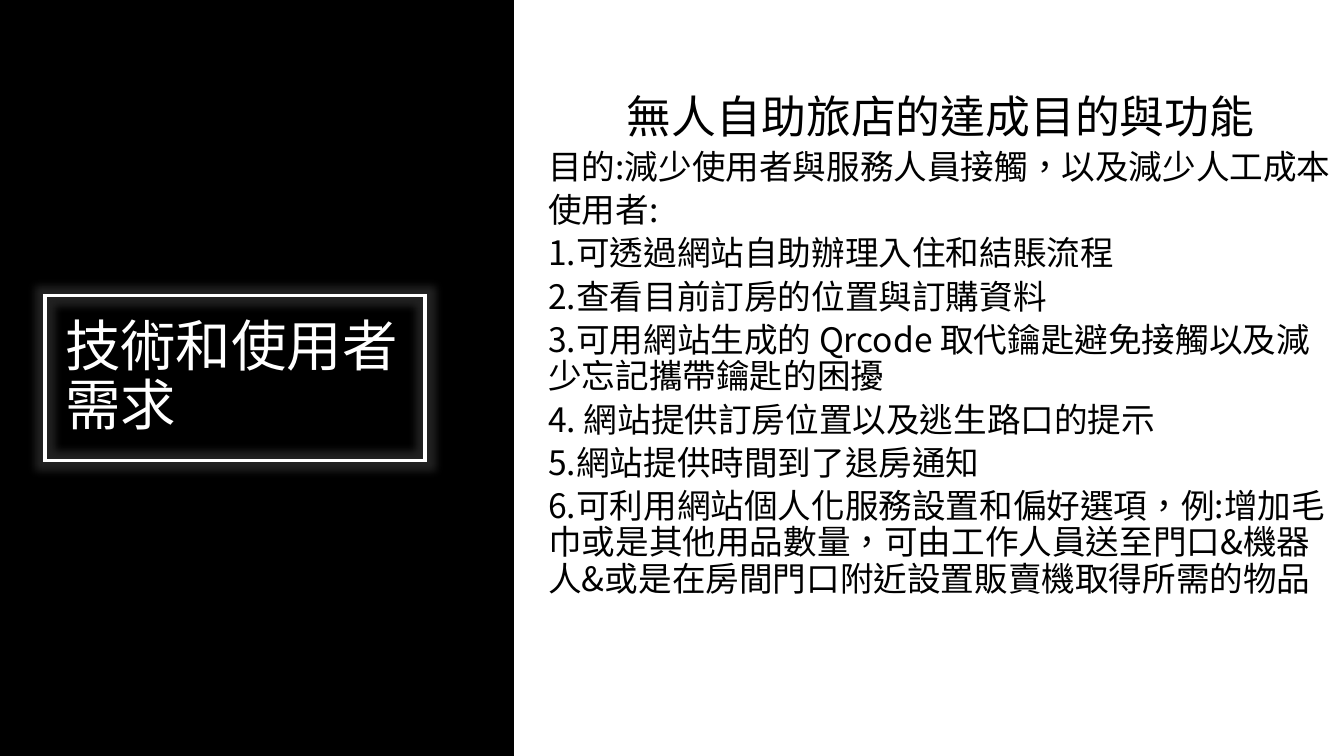
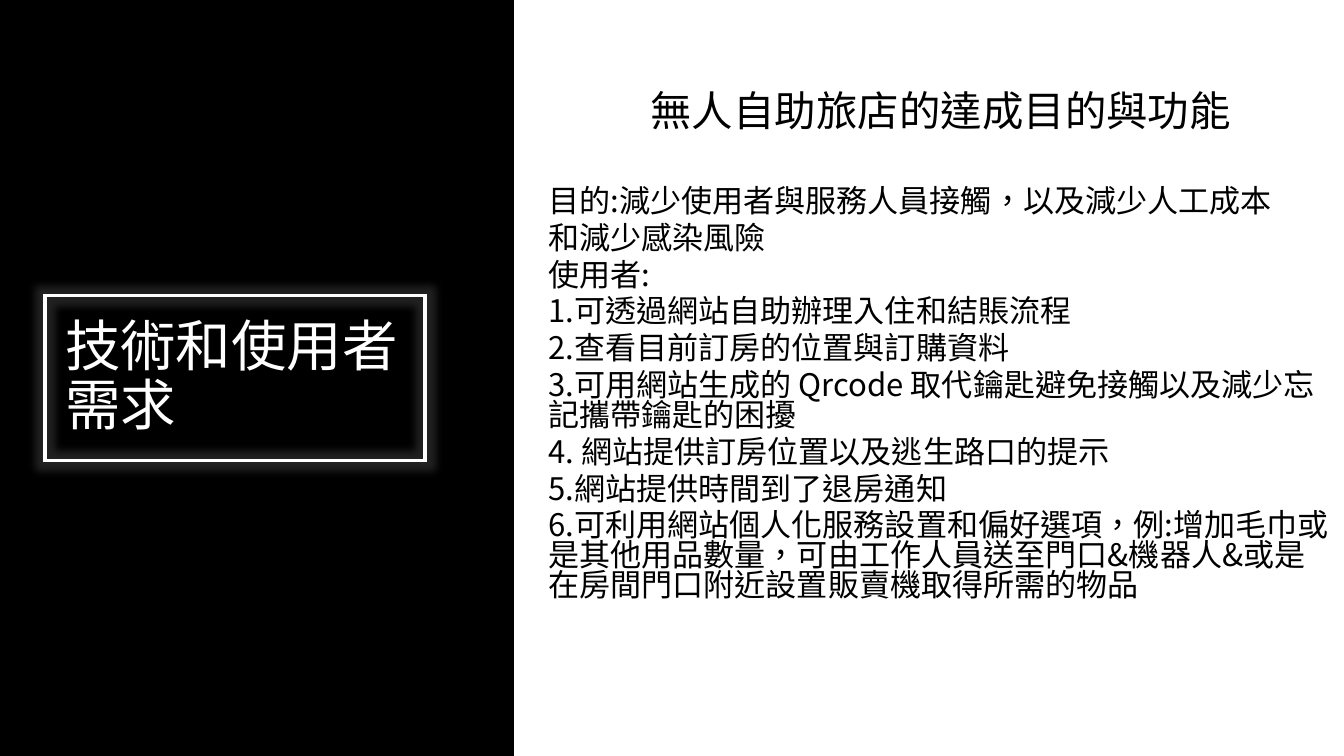
Before and after one commit to WeiHsuanLai/Taishan, a slide deck: slide 5 of 無人自助旅店期初報告.pptx. Drawn at 1344x756 pixels with LibreOffice and Linux fonts; fonts in the diff are those of the drawing. Boxes give left, top, right and bottom in pixels: in the first picture for what was removed or moved away, otherwise in the second. Text is boxed around its words. In the diff, an @@ line names an element or a change of style, - is before the commit and + after.

```diff
--- a/無人自助旅店期初報告.pptx
+++ b/無人自助旅店期初報告.pptx
@@ text at <box>548,91,1328,599</box>: size 32 to 29.6 pt in "無人自助旅店的達成目的與功能"; size 24 to 22.2 pt; line spacing 0.9 to 0.8 @@
@@ text at <box>548,222,766,252</box>: paragraph added @@
+  和減少感染風險
```
Also in this commit, not shown: 2 other slides changed, 2 other files.
